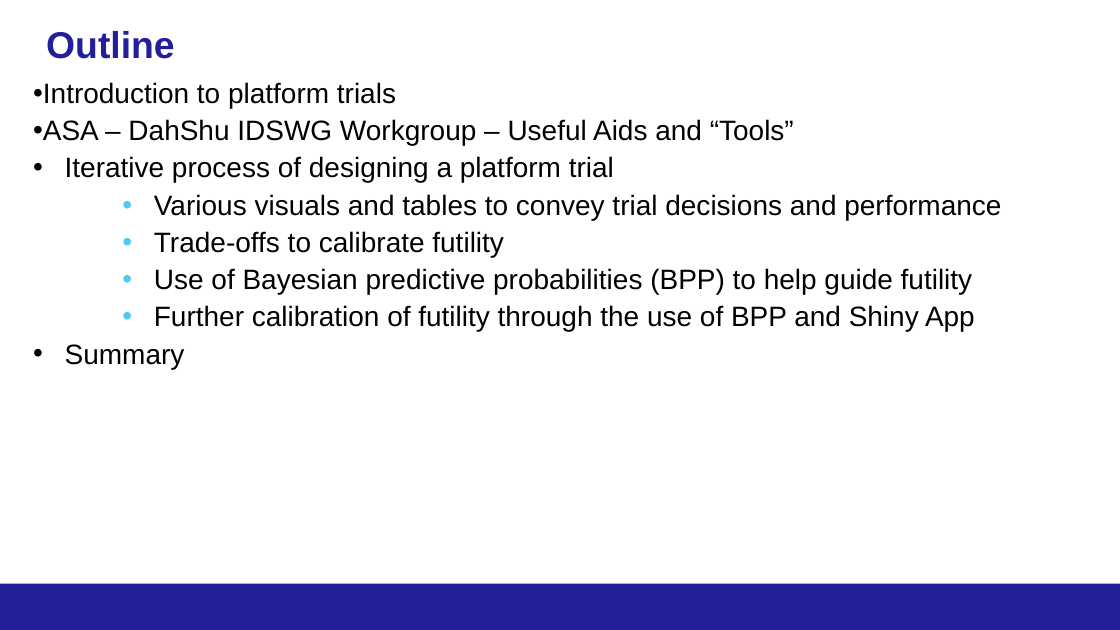
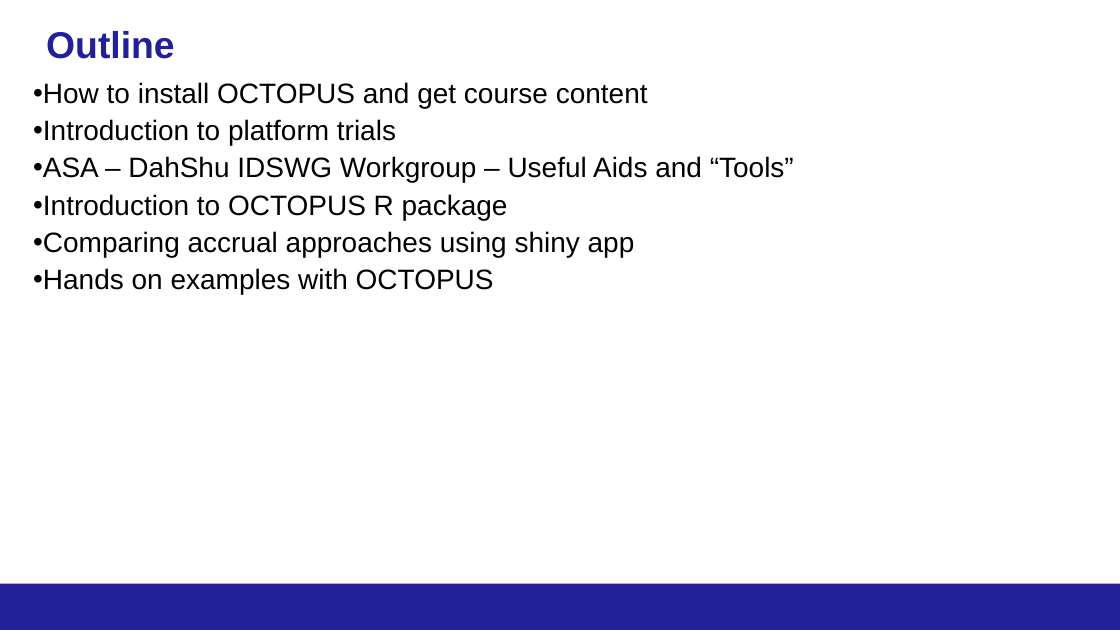
Before and after one commit to kwathen/BayesPharma2024-OCTOPUS, a slide deck: slide 2 of CourseMaterial/Wathen-Bayes2024ForDistribution.pptx. Drawn at 1120x630 pixels with LibreOffice and Linux fonts; fonts in the diff are those of the drawing; background and template pictures are left out. Boxes give left, top, right and bottom in pixels: in the first picture for what was removed or moved away, otherwise in the second. Text is boxed around its words. In the diff, an @@ line names an element or a change of style, - is before the commit and + after.

Commit message:
Updates for short course

```diff
--- a/CourseMaterial/Wathen-Bayes2024ForDistribution.pptx
+++ b/CourseMaterial/Wathen-Bayes2024ForDistribution.pptx
@@ text at [33, 82, 648, 108]: paragraph added @@
+• How to install OCTOPUS and get course content
@@ text at [33, 194, 635, 294]: text changed @@
-• Iterative process of designing a platform trial
-  • Various visuals and tables to convey trial decisions and performance
-  • Trade-offs to calibrate futility
-  • Use of Bayesian predictive probabilities (BPP) to help guide futility
-  • Further calibration of futility through the use of BPP and Shiny App
-• Summary
+• Introduction to OCTOPUS R package
+• Comparing accrual approaches using shiny app
+• Hands on examples with OCTOPUS
```
Also in this commit, not shown: 5 other slides changed, 3 slides added, 1 slide removed, 42 other files.
